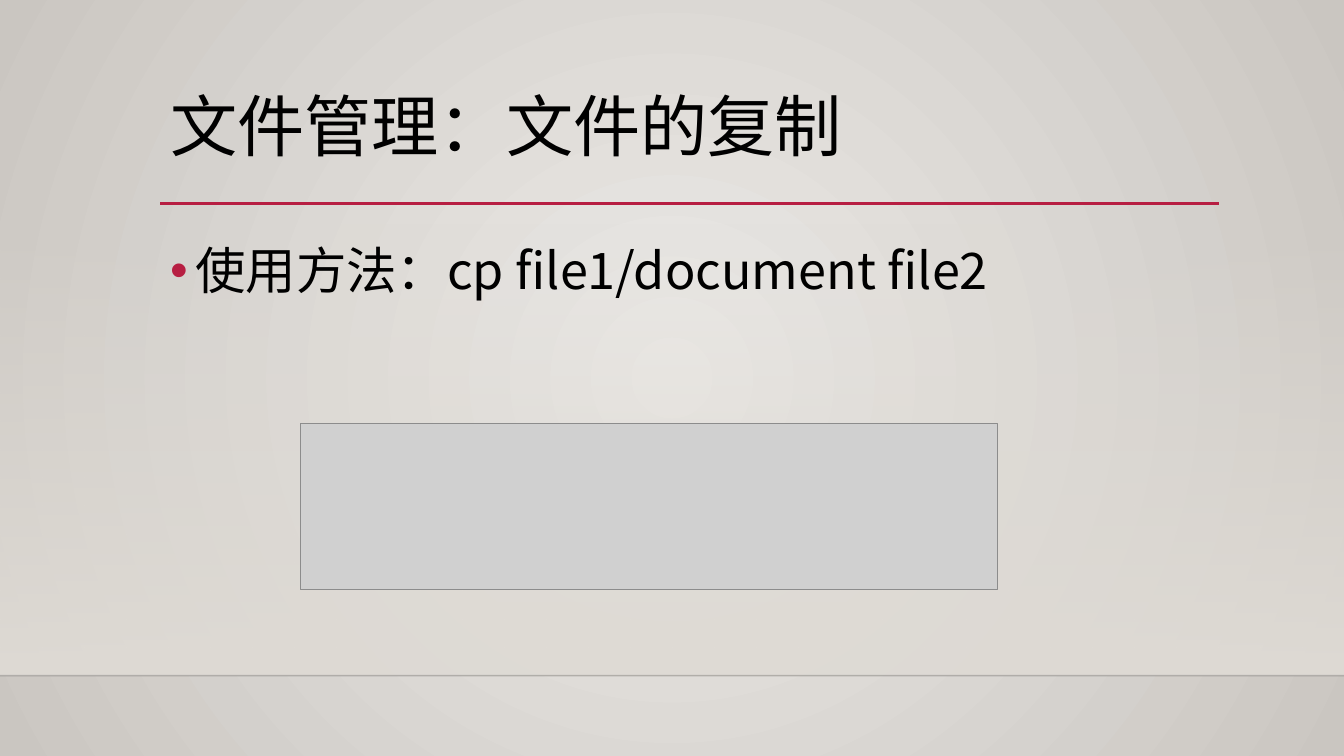
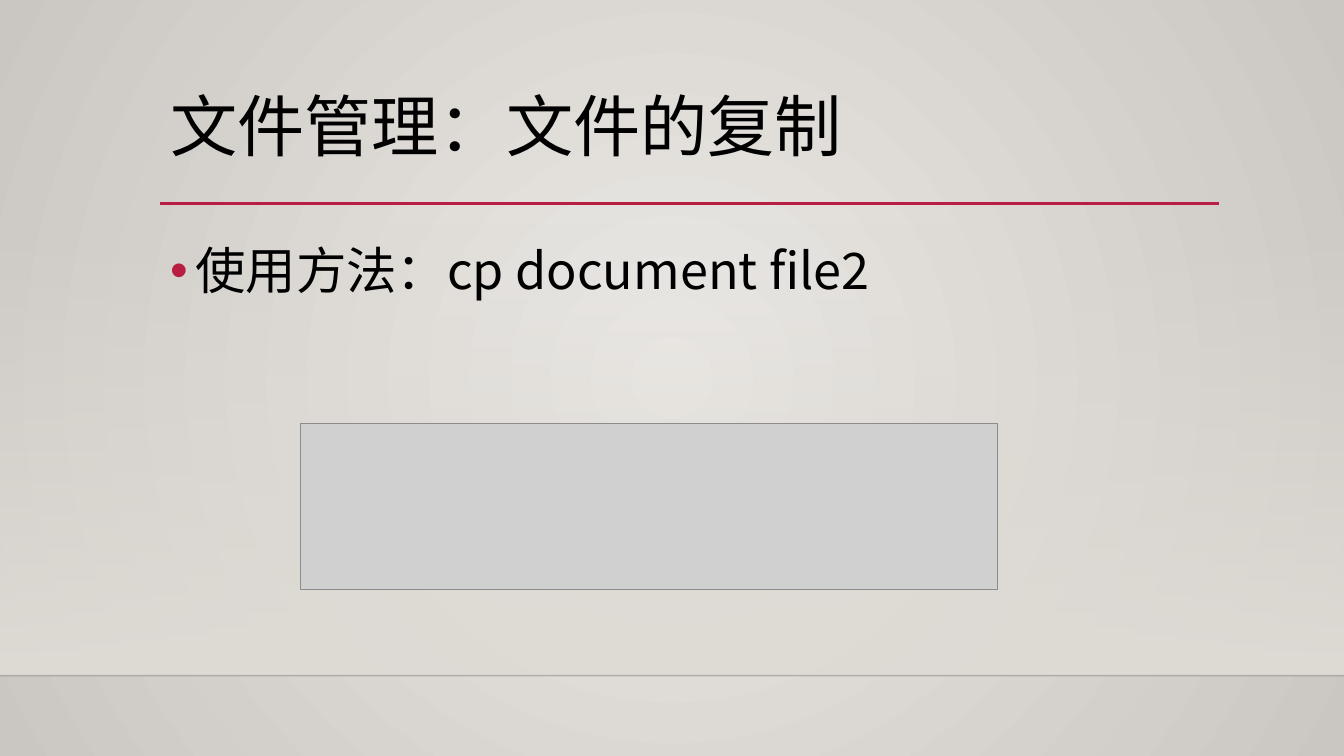
Before and after one commit to wuhaixu2016/xv6_OS, a slide deck: slide 12 of report/shell改进.pptx (slide 10 before the commit). Drawn at 1344x756 pixels with LibreOffice and Linux fonts; fonts in the diff are those of the drawing; grey boxes stand for pictures; background and template pictures are left out. Boxes give left, top, right and bottom in pixels: in the first picture for what was removed or moved away, otherwise in the second. Text is boxed around its words. In the diff, an @@ line names an element or a change of style, - is before the commit and + after.

```diff
--- a/report/shell改进.pptx
+++ b/report/shell改进.pptx
@@ text at (x1=195, y1=246, x2=869, y2=301): text changed @@
-• 使用方法：cp file1/document file2
+• 使用方法：cp document file2
```
Also in this commit, not shown: 6 other slides changed, 2 slides added, 6 other files.
